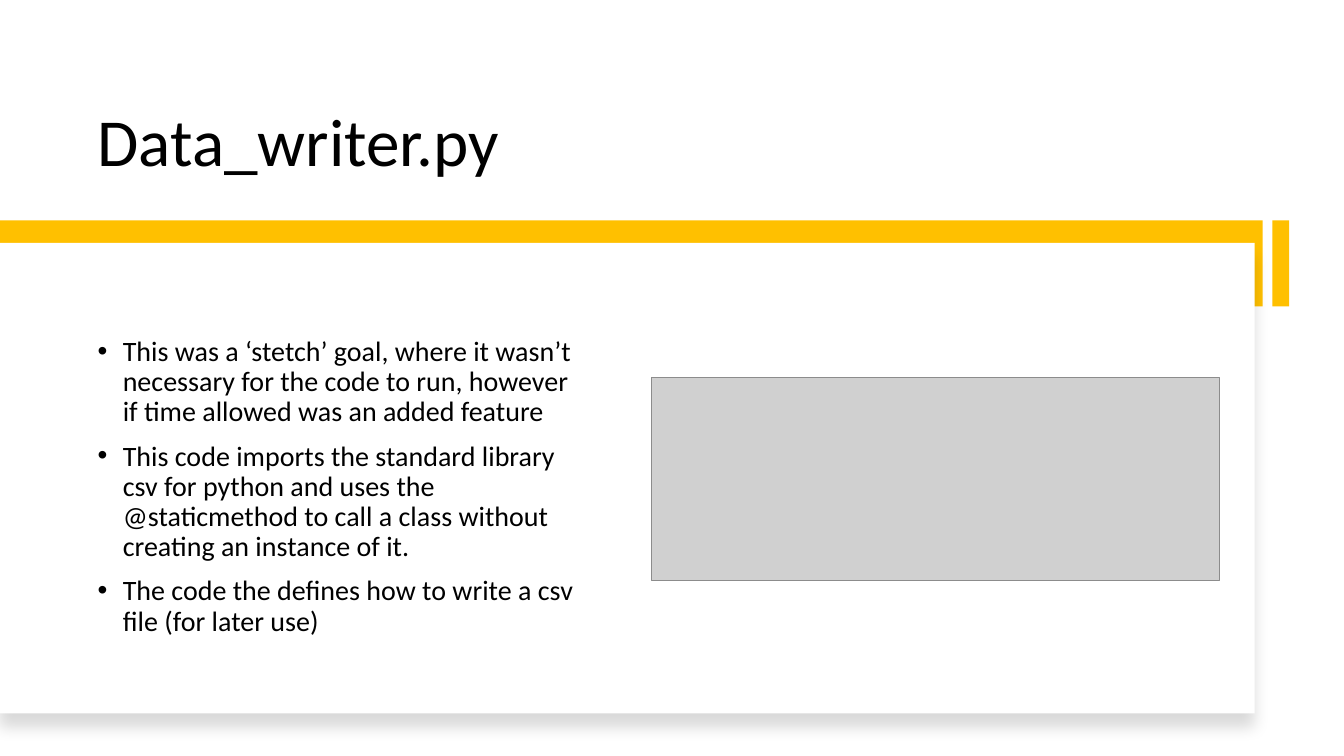
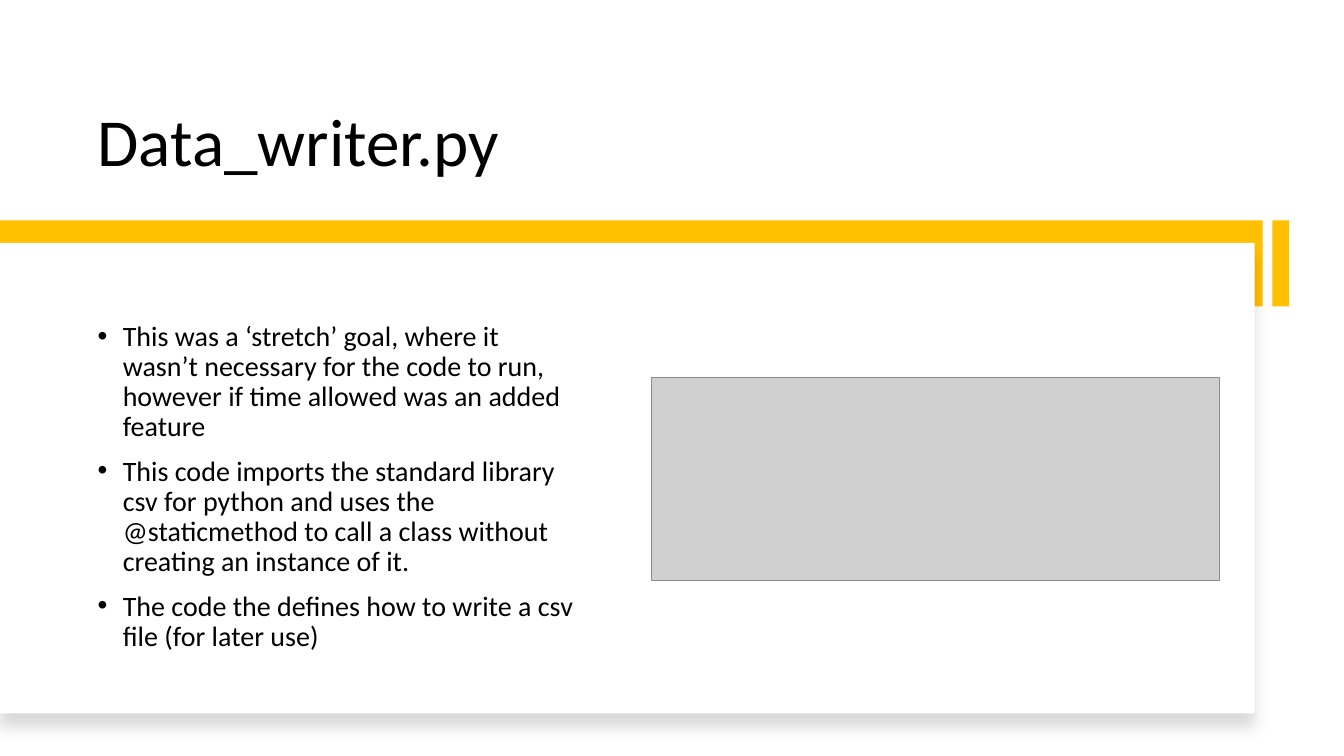
Before and after one commit to dilbot-cot/coder_academy_assignments, a slide deck: slide 4 of dilloncotter_T1A3/ppt/Presentation.pptx. Drawn at 1344x756 pixels with LibreOffice and Linux fonts; fonts in the diff are those of the drawing; grey boxes stand for pictures. Boxes give left, top, right and bottom in pixels: in the first picture for what was removed or moved away, otherwise in the second. Text is boxed around its words. In the diff, an @@ line names an element or a change of style, - is before the commit and + after.

```diff
--- a/dilloncotter_T1A3/ppt/Presentation.pptx
+++ b/dilloncotter_T1A3/ppt/Presentation.pptx
@@ text at [123,326,561,437]: text changed @@
-• This was a ‘stetch’ goal, where it wasn’t necessary for the code to run, however if time allowed was an added feature
+• This was a ‘stretch’ goal, where it wasn’t necessary for the code to run, however if time allowed was an added feature
```
Also in this commit, not shown: 8 other slides changed, 3 other files.
